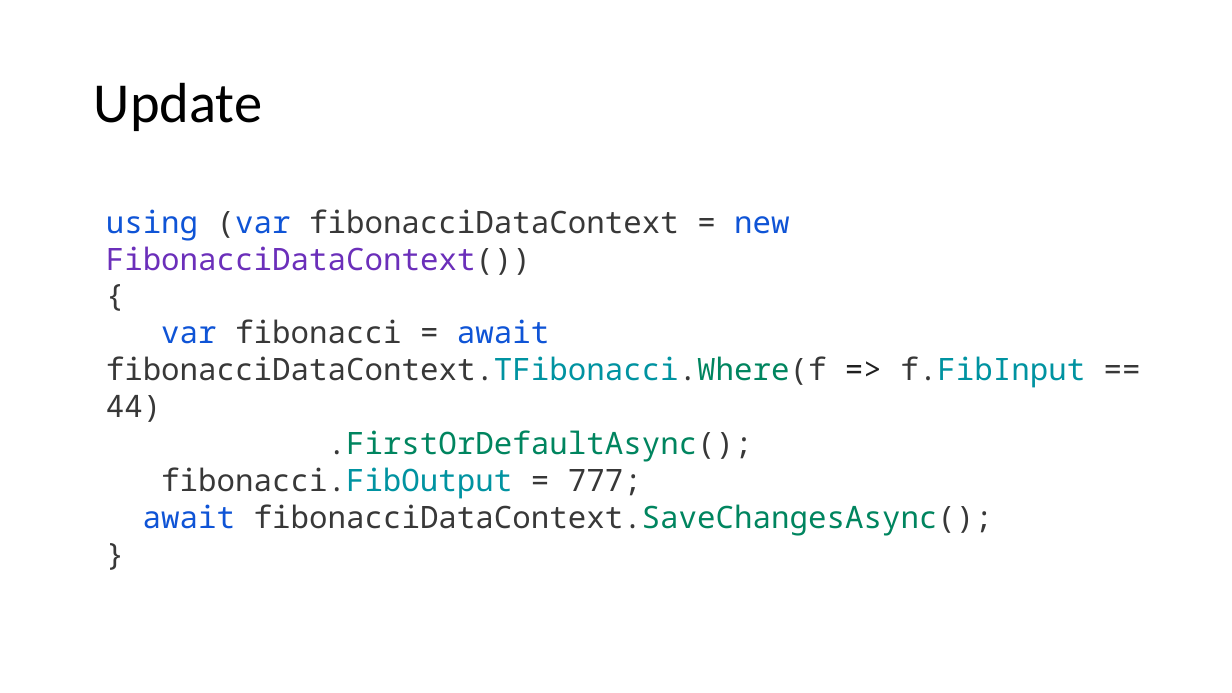
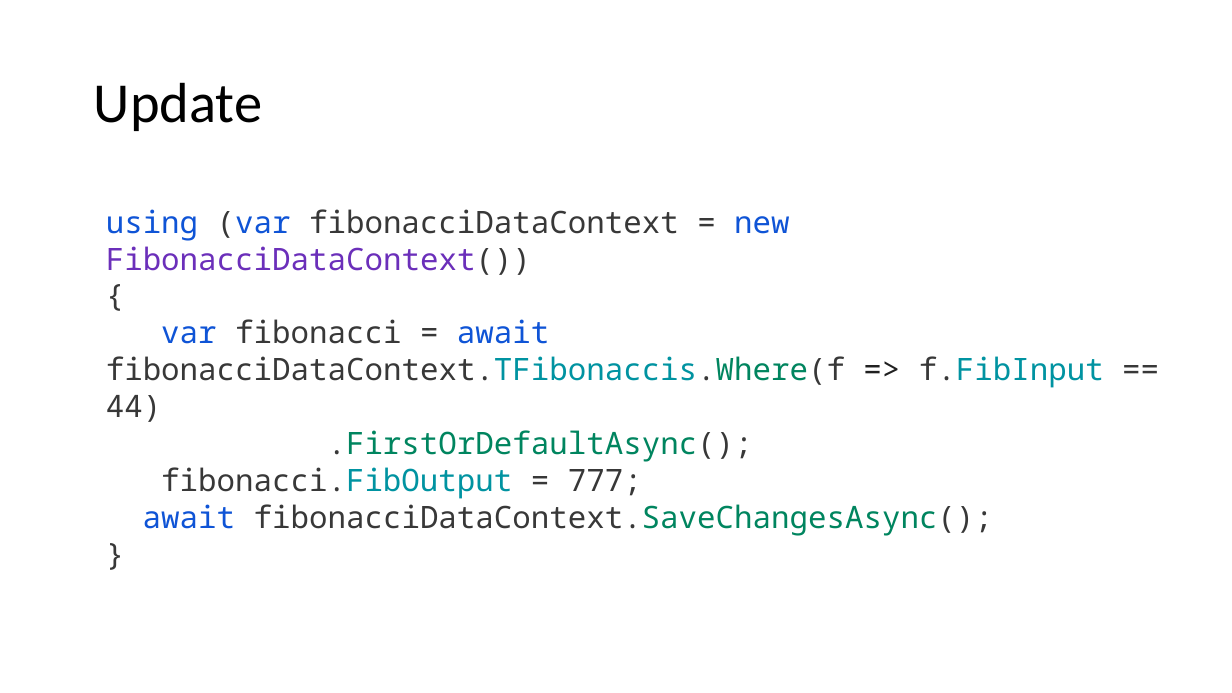
Before and after one commit to guillaume-chervet/course.dotnet, a slide deck: slide 138 of documentations/dotnet6.pptx. Drawn at 1232x693 pixels with LibreOffice and Linux fonts; fonts in the diff are those of the drawing. Boxes give left, top, right and bottom in pixels: in the first picture for what was removed or moved away, otherwise in the second. Text is boxed around its words. In the diff, an @@ line names an element or a change of style, - is before the commit and + after.

```diff
--- a/documentations/dotnet6.pptx
+++ b/documentations/dotnet6.pptx
@@ text at box(106, 209, 1104, 499): text changed @@
-using (var fibonacciDataContext = new FibonacciDataContext())
-{
-var fibonacci = await fibonacciDataContext.TFibonacci.Where(f => f.FibInput == 44)
-.FirstOrDefaultAsync();
-fibonacci.FibOutput = 777;
+using (var fibonacciDataContext = new FibonacciDataContext())
+{
+var fibonacci = await fibonacciDataContext.TFibonaccis.Where(f => f.FibInput == 44)
+.FirstOrDefaultAsync();
+fibonacci.FibOutput = 777;
```
Also in this commit, not shown: 10 other slides changed.
